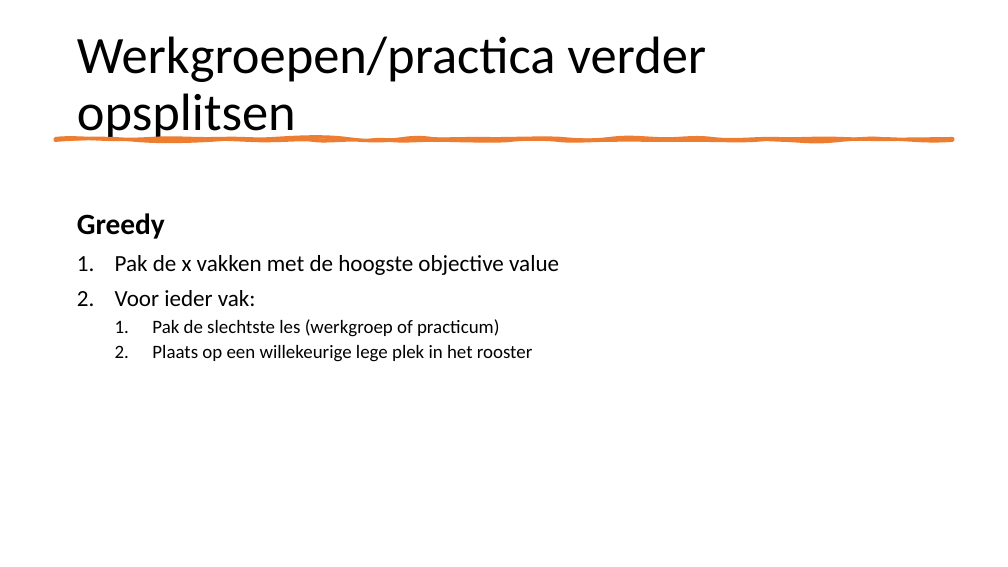
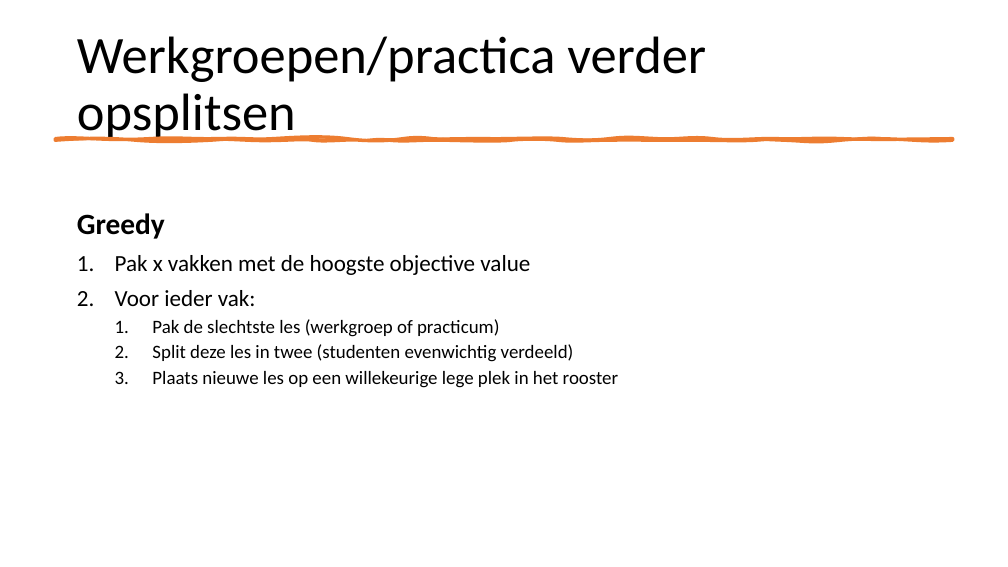
Before and after one commit to NinaAlblasMinorAI/RoosterRulers, a slide deck: slide 10 of doc/Presentatie.pptx. Drawn at 1008x567 pixels with LibreOffice and Linux fonts; fonts in the diff are those of the drawing. Boxes give left, top, right and bottom in pixels: in the first picture for what was removed or moved away, otherwise in the second. Text is boxed around its words. In the diff, an @@ line names an element or a change of style, - is before the commit and + after.

```diff
--- a/doc/Presentatie.pptx
+++ b/doc/Presentatie.pptx
@@ text at bbox=[115, 255, 530, 275]: text changed @@
-1. Pak de x vakken met de hoogste objective value
+1. Pak x vakken met de hoogste objective value
@@ text at bbox=[152, 344, 618, 388]: text changed @@
-  2. Plaats op een willekeurige lege plek in het rooster
+  2. Split deze les in twee (studenten evenwichtig verdeeld)
+  3. Plaats nieuwe les op een willekeurige lege plek in het rooster
```
Also in this commit, not shown: 11 other slides changed, 2 slides added, 1 other file.
